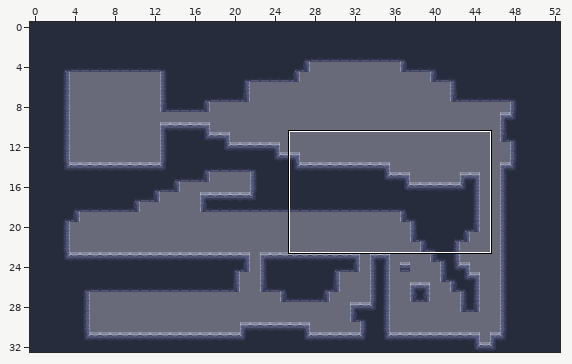
One commit to this LDtk project: Assets/BuildABot/LDtk/Maps/Lab Build-A-Bot.ldtk. Above, an overview of the earlier version with the close-up marked.
Close-up. Before the commit:
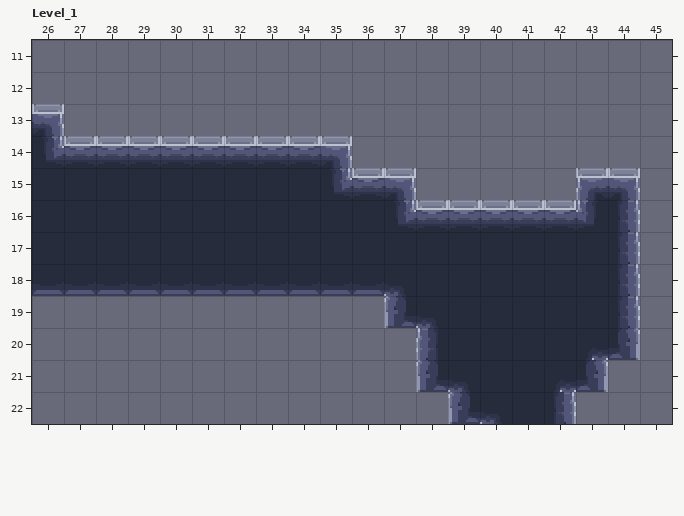
Cells are 16x16 px. Shown: Level_1 x 26..45, y 11..22. The commit also changed other parts of the map, which this record leaves out.
The result:
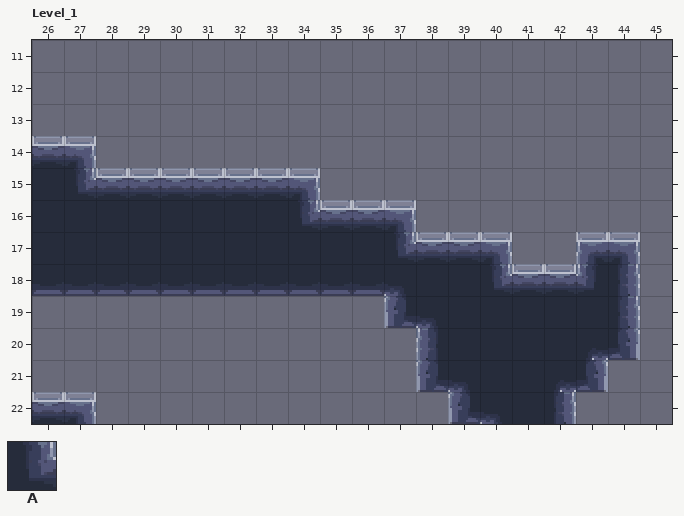
Key: from "WallGrid": A 1 "Walls".
_ is an empty cell, . an unchanged one.
The exact change:
--- layer "WallGrid"
@@ x 26..44 @@
-13 A..................
-14 ..AAAAAAAA.........
-15 .........AAA.....AA
-16 ............AAAAAAA
-17 ...............AA..
+13 _..................
+14 ..________.........
+15 .........___.....__
+16 ............_______
+17 ...............__..
@@ x 26..27 @@
-22 __
+22 AA
